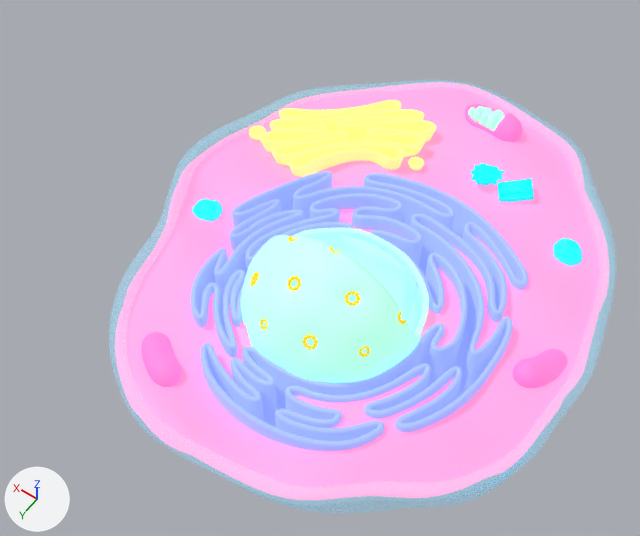
Renders of the glTF model app/public/assets/models/custom/heart-cellular.glb from each side of a commit.
One viewpoint serves both versions: a 50 mm camera at (-1.61, 2.4, 3.61) aimed at (0.17, -0.09, -0.3). Lighting does not change. The marker at lower left points along +X, +Y and +Z. The picture after the commit comes second. Where no turn or scale is listed for an object, it has been applied to the vertices.

In view in the first picture: 'BezierCurve.002_0', 'BezierCurve_0', 'Icosphere_0', 'Roundcube.000_0', 'Roundcube_0', 'Sphere.001_0', 'Sphere.002_0', 'Sphere_0' and 2 more.
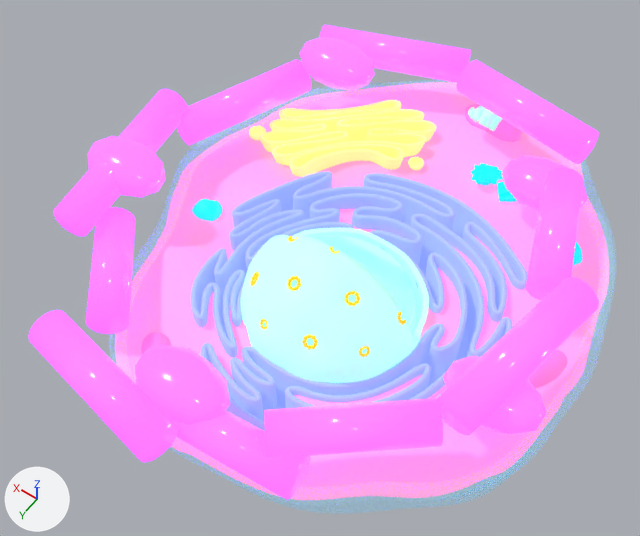
Pixel boxes (x1, y1, x2, y2) of what changed, in the pictures (640 x 536 px):
'AmyloidFibril_2', added (purple)
    after: (437, 277, 599, 435)
'AmyloidFibril_4', added (purple)
    after: (28, 310, 178, 463)
'AmyloidFibril_9', added (purple)
    after: (264, 398, 443, 457)
'AmyloidFibril_7', added (purple)
    after: (456, 60, 599, 164)
'AmyloidClump_1', added (purple)
    after: (135, 345, 230, 424)
'AmyloidFibril_5', added (purple)
    after: (168, 411, 311, 500)
'AmyloidFibril_0', added (purple)
    after: (53, 89, 188, 237)
'AmyloidFibril_3', added (purple)
    after: (526, 168, 583, 300)
'AmyloidFibril_8', added (purple)
    after: (86, 207, 136, 334)
'AmyloidFibril_1', added (purple)
    after: (177, 59, 312, 146)
'AmyloidFibril_6', added (purple)
    after: (319, 24, 471, 83)
'AmyloidClump_0', added (purple)
    after: (88, 136, 166, 198)
'AmyloidClump_4', added (purple)
    after: (299, 37, 375, 91)
'AmyloidClump_2', added (purple)
    after: (443, 356, 546, 435)
'AmyloidClump_3', added (purple)
    after: (501, 155, 588, 212)

Edits to the bpy script that builds the scene:
```text
Add ob_amyloidclump_4:
    ob_amyloidclump_4 = bpy.data.objects.new('AmyloidClump_4', me_icosphere_014)  # an icosphere of 80 faces spanning x -0.228..0.228, y -0.16..0.16, z -0.12..0.12; in mat_amyloidcellular (purple #c459ff, glowing purple #c459ff)
    ob_amyloidclump_4.location = (0.663, -0.94, 0.341)
Add ob_amyloidclump_3:
    ob_amyloidclump_3 = bpy.data.objects.new('AmyloidClump_3', me_icosphere_014.copy())
    ob_amyloidclump_3.location = (-0.689, -0.921, 0.181)
Add ob_amyloidclump_2:
    ob_amyloidclump_2 = bpy.data.objects.new('AmyloidClump_2', me_icosphere_014.copy())
    ob_amyloidclump_2.location = (-1.089, 0.371, 0.218)
Add ob_amyloidclump_1:
    ob_amyloidclump_1 = bpy.data.objects.new('AmyloidClump_1', me_icosphere_014.copy())
    ob_amyloidclump_1.location = (0.016, 1.15, 0.29)
Add ob_amyloidclump_0:
    ob_amyloidclump_0 = bpy.data.objects.new('AmyloidClump_0', me_icosphere_014.copy())
    ob_amyloidclump_0.location = (1.099, 0.34, 0.311)
Add ob_amyloidfibril_9:
    ob_amyloidfibril_9 = bpy.data.objects.new('AmyloidFibril_9', me_cylinder_025)  # 64 vertices, 124 faces; spans x -0.34..0.34, y -0.308..0.308, z -0.1..0.1; in mat_amyloidcellular (purple #c459ff, glowing purple #c459ff)
    ob_amyloidfibril_9.location = (-0.7, 0.9, 0.3)
Add ob_amyloidfibril_8:
    ob_amyloidfibril_8 = bpy.data.objects.new('AmyloidFibril_8', me_cylinder_024)  # 64 vertices, 124 faces; spans x -0.282..0.282, y -0.309..0.309, z -0.1..0.1; in mat_amyloidcellular (purple #c459ff, glowing purple #c459ff)
    ob_amyloidfibril_8.location = (0.8, 0.8, 0.15)
Add ob_amyloidfibril_7:
    ob_amyloidfibril_7 = bpy.data.objects.new('AmyloidFibril_7', me_cylinder_023)  # 64 vertices, 124 faces; spans x -0.411..0.411, y -0.168..0.168, z -0.1..0.1; in mat_amyloidcellular (purple #c459ff, glowing purple #c459ff)
    ob_amyloidfibril_7.location = (-0.4, -1.2, 0.35)
Add ob_amyloidfibril_6:
    ob_amyloidfibril_6 = bpy.data.objects.new('AmyloidFibril_6', me_cylinder_022)  # 64 vertices, 124 faces; spans x -0.448..0.448, y -0.244..0.244, z -0.1..0.1; in mat_amyloidcellular (purple #c459ff, glowing purple #c459ff)
    ob_amyloidfibril_6.location = (0.5, -1.3, 0.25)
Add ob_amyloidfibril_5:
    ob_amyloidfibril_5 = bpy.data.objects.new('AmyloidFibril_5', me_cylinder_021)  # 64 vertices, 124 faces; spans x -0.327..0.327, y -0.128..0.128, z -0.1..0.1; in mat_amyloidcellular (purple #c459ff, glowing purple #c459ff)
    ob_amyloidfibril_5.location = (-0.3, 1.2, 0.2)
Add ob_amyloidfibril_4:
    ob_amyloidfibril_4 = bpy.data.objects.new('AmyloidFibril_4', me_cylinder_020)  # 64 vertices, 124 faces; spans x -0.411..0.411, y -0.168..0.168, z -0.1..0.1; in mat_amyloidcellular (purple #c459ff, glowing purple #c459ff)
    ob_amyloidfibril_4.location = (0.3, 1.35, 0.3)
Add ob_amyloidfibril_3:
    ob_amyloidfibril_3 = bpy.data.objects.new('AmyloidFibril_3', me_cylinder_019)  # 64 vertices, 124 faces; spans x -0.217..0.217, y -0.372..0.372, z -0.1..0.1; in mat_amyloidcellular (purple #c459ff, glowing purple #c459ff)
    ob_amyloidfibril_3.location = (-0.9, -0.6, 0.25)
Add ob_amyloidfibril_2:
    ob_amyloidfibril_2 = bpy.data.objects.new('AmyloidFibril_2', me_cylinder_018)  # 64 vertices, 124 faces; spans x -0.175..0.175, y -0.451..0.451, z -0.1..0.1; in mat_amyloidcellular (purple #c459ff, glowing purple #c459ff)
    ob_amyloidfibril_2.location = (-1.1, 0.2, 0.35)
Add ob_amyloidfibril_1:
    ob_amyloidfibril_1 = bpy.data.objects.new('AmyloidFibril_1', me_cylinder_017)  # 64 vertices, 124 faces; spans x -0.231..0.231, y -0.41..0.41, z -0.1..0.1; in mat_amyloidcellular (purple #c459ff, glowing purple #c459ff)
    ob_amyloidfibril_1.location = (1.0, -0.5, 0.2)
Add ob_amyloidfibril_0:
    ob_amyloidfibril_0 = bpy.data.objects.new('AmyloidFibril_0', me_cylinder_016)  # 64 vertices, 124 faces; spans x -0.182..0.182, y -0.49..0.49, z -0.1..0.1; in mat_amyloidcellular (purple #c459ff, glowing purple #c459ff)
    ob_amyloidfibril_0.location = (1.15, 0.3, 0.3)
```
